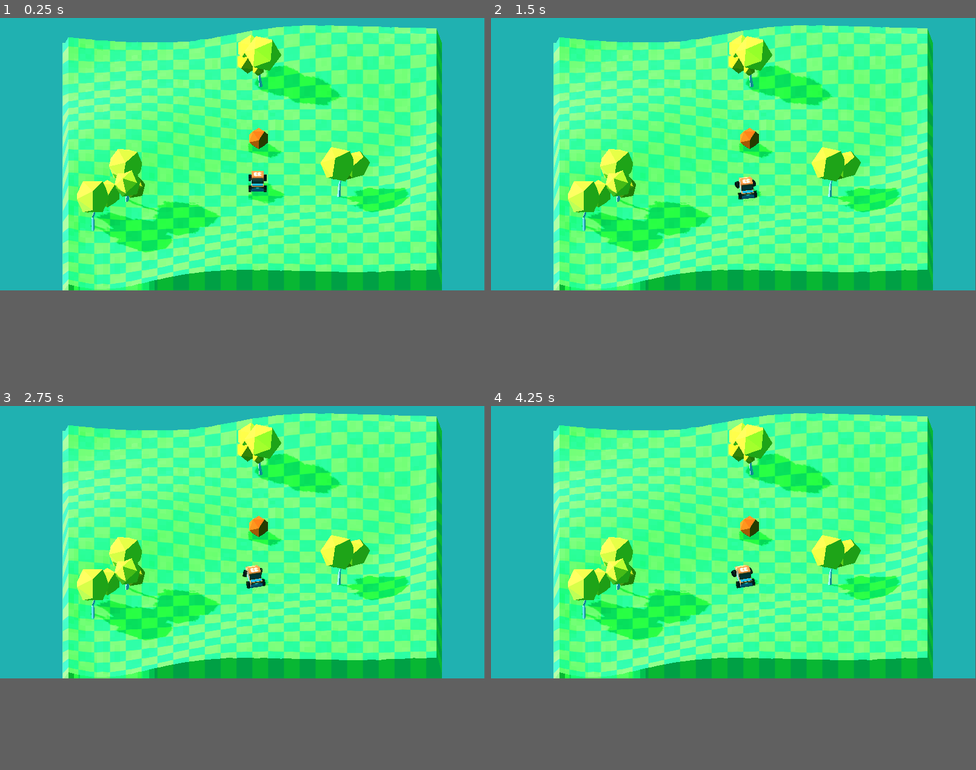
Above: before the commit, frames 1-4 (two rows, left to right).
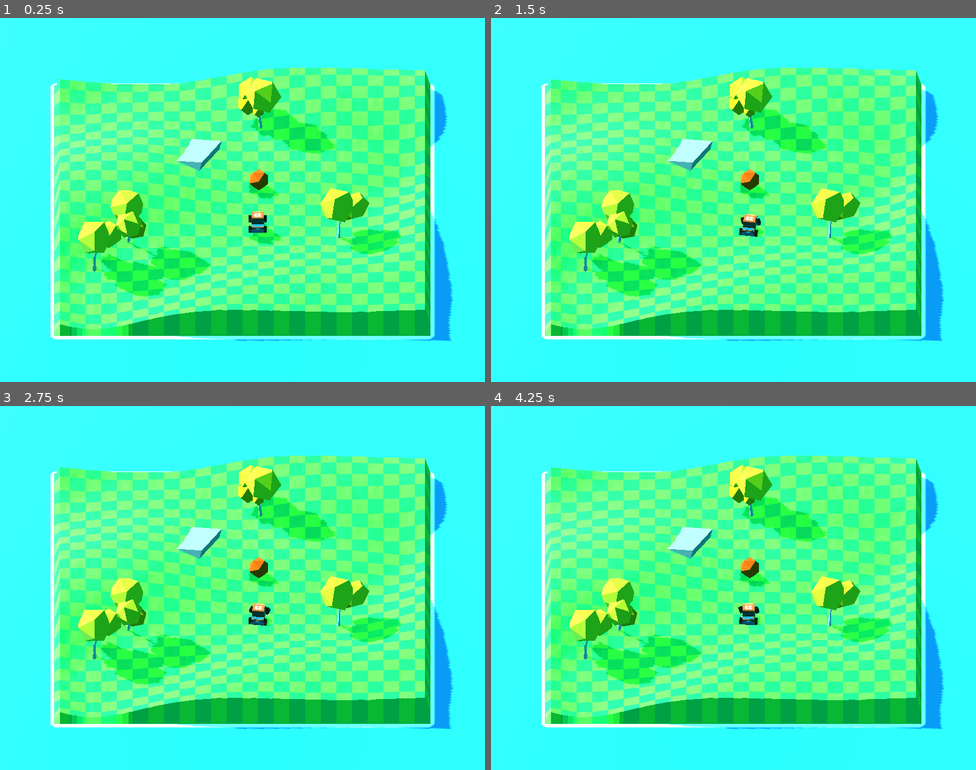
Above: after the commit, the same moments.

Repository: DaniMaccari/Car-Playground
Game: Godot game, scene res://Scenes/Main.tscn
The game is run twice, just before and just after one commit, with the same random seed, the same clock (stepped at 60 frames per second) and the same inputs. The project has no main scene, so this scene is started directly.
Inputs:
- Up to frame 1 (0.25 s): no input
- Up to frame 2 (1.5 s): hold Right (ui_right) 0.53-1.28 s; hold Left (ui_left) from 1.28 s (still down)
- Up to frame 3 (2.75 s): release Left (ui_left) at 2.03 s; hold Right (ui_right) from 2.03 s (still down)
- Up to frame 4 (4.25 s): tap Enter at 3.5 s; release Right (ui_right) at 3.53 s; hold Left (ui_left) from 3.53 s (still down)
In our replay, the window is 799x449 before the commit and 800x600 after it. These sizes can differ from the game's own. Grey fills any space a smaller window leaves; there, only what the larger window draws over its background counts as a difference.

The runs differ from the first frame. In frame 1, 73% of the frame differs, in the area x 0-100%, y 0-89%; in frame 2, 73%; in frame 3, 73%; in frame 4, 73%.

Commit message:
water texture

Diff:
--- a/Scenes/Main.tscn
+++ b/Scenes/Main.tscn
@@ -1,10 +1,11 @@
-[gd_scene load_steps=10 format=3 uid="uid://cadip24ccwo6q"]
+[gd_scene load_steps=15 format=3 uid="uid://cadip24ccwo6q"]
 
 [ext_resource type="PackedScene" uid="uid://dd0nts174s84k" path="res://Scenes/Vehicle_movement.tscn" id="1_j6e7n"]
 [ext_resource type="PackedScene" uid="uid://b1lv72wgq2xnc" path="res://Scenes/Collectable_object.tscn" id="2_1pi0d"]
 [ext_resource type="PackedScene" uid="uid://ca7h2il3ay43c" path="res://Scenes/Terrain_test.tscn" id="3_cmosh"]
 [ext_resource type="PackedScene" uid="uid://bcv1gb63g1d2t" path="res://Scenes/tree_test.tscn" id="5_l2gm7"]
 [ext_resource type="Script" path="res://Scripts/points_counter.gd" id="5_lcgfw"]
+[ext_resource type="Texture2D" uid="uid://babgxuvp8ftuj" path="res://Assets/Terrain/waterTexture.png" id="6_lfaja"]
 
 [sub_resource type="Environment" id="Environment_sn5f3"]
 background_mode = 1
@@ -19,13 +20,23 @@
 
 [sub_resource type="StandardMaterial3D" id="StandardMaterial3D_mlxl5"]
 
+[sub_resource type="StandardMaterial3D" id="StandardMaterial3D_rygui"]
+albedo_texture = ExtResource("6_lfaja")
+
+[sub_resource type="PlaneMesh" id="PlaneMesh_uq350"]
+
+[sub_resource type="PrismMesh" id="PrismMesh_yf1id"]
+
+[sub_resource type="BoxShape3D" id="BoxShape3D_w843v"]
+size = Vector3(1.29236, 0.821167, 1)
+
 [node name="Node3D" type="Node3D"]
 
 [node name="WorldEnvironment" type="WorldEnvironment" parent="."]
 environment = SubResource("Environment_sn5f3")
 
 [node name="DirectionalLight3D" type="DirectionalLight3D" parent="."]
-transform = Transform3D(0.470198, 0.33152, -0.817929, 0.848778, 0.0840971, 0.522018, 0.241845, -0.939693, -0.241845, 0, 10, 0)
+transform = Transform3D(0.420102, 0.492247, -0.762369, 0.848778, 0.0840973, 0.522018, 0.321075, -0.866383, -0.382479, 0, 10, 0)
 light_energy = 1.2
 shadow_enabled = true
 shadow_normal_bias = 10.0
@@ -57,13 +68,13 @@
 ENGINE_POWER = 400.0
 
 [node name="Camera3D" type="Camera3D" parent="."]
-transform = Transform3D(1, 0, 0, 0, 0.745743, 0.666233, 0, -0.666233, 0.745743, 0, 27.1211, 30.6757)
+transform = Transform3D(1, 0, 0, 0, 0.745743, 0.666233, 0, -0.666233, 0.745743, 0, 27.121, 31.8165)
 projection = 1
-size = 43.0479
+size = 58.0
 far = 80.0
 
 [node name="Terrain" parent="." instance=ExtResource("3_cmosh")]
-transform = Transform3D(30, 0, 0, 0, 30, 0, 0, 0, 30, 0, -4, 0)
+transform = Transform3D(30, 0, 0, 0, 30, 0, 0, 0, 30, -1.62, -4, 0)
 
 [node name="PointsCounter" type="Node3D" parent="."]
 script = ExtResource("5_lcgfw")
@@ -86,3 +97,20 @@
 
 [node name="Node3D4" parent="." instance=ExtResource("5_l2gm7")]
 transform = Transform3D(-0.602066, 0, -0.798446, 0, 1, 0, 0.798446, 0, -0.602066, -18.2265, -2.37027, 8.66702)
+
+[node name="WaterMesh" type="MeshInstance3D" parent="."]
+transform = Transform3D(50.5, 0, 0, 0, 50.5, 0, 0, 0, 50.5, 0, -4, 0.921)
+layers = 16
+material_override = SubResource("StandardMaterial3D_rygui")
+mesh = SubResource("PlaneMesh_uq350")
+
+[node name="RampaSalto" type="StaticBody3D" parent="."]
+transform = Transform3D(0.213202, -0.865544, -0.453187, 0.976383, 0.172163, 0.130526, -0.0349542, -0.470313, 0.881807, -7.61069, -2.16277, -11.3266)
+
+[node name="MeshInstance3D" type="MeshInstance3D" parent="RampaSalto"]
+transform = Transform3D(5, 0, 0, 0, 5, 0, 0, 0, 7, 0, 0, 0)
+mesh = SubResource("PrismMesh_yf1id")
+
+[node name="CollisionShape3D" type="CollisionShape3D" parent="RampaSalto"]
+transform = Transform3D(2.23099, 4.47467, 0, -4.47467, 2.23099, 0, 0, 0, 7, -0.388807, -1.29215, 0)
+shape = SubResource("BoxShape3D_w843v")
--- /dev/null
+++ b/Scenes/Pixel_Shader_Test.tscn
@@ -0,0 +1,18 @@
+[gd_scene load_steps=2 format=3 uid="uid://ouyhpvv2132q"]
+
+[ext_resource type="PackedScene" uid="uid://cadip24ccwo6q" path="res://Scenes/Main.tscn" id="1_pnek3"]
+
+[node name="SubViewportContainer" type="SubViewportContainer"]
+anchors_preset = 15
+anchor_right = 1.0
+anchor_bottom = 1.0
+grow_horizontal = 2
+grow_vertical = 2
+stretch = true
+
+[node name="SubViewport" type="SubViewport" parent="."]
+handle_input_locally = false
+size = Vector2i(800, 600)
+render_target_update_mode = 4
+
+[node name="Node3D" parent="SubViewport" instance=ExtResource("1_pnek3")]
--- a/Scenes/tree_test.tscn
+++ b/Scenes/tree_test.tscn
@@ -5,7 +5,6 @@
 [sub_resource type="StandardMaterial3D" id="StandardMaterial3D_uajdq"]
 resource_name = "treebase_color"
 vertex_color_use_as_albedo = true
-albedo_color = Color(1, 1, 1, 1)
 albedo_texture = ExtResource("1_0krqn")
 emission_enabled = true
 uv1_offset = Vector3(0, -1, 0)
--- a/project.godot
+++ b/project.godot
@@ -17,6 +17,12 @@
 [debug]
 
 gdscript/warnings/untyped_declaration=2
+
+[display]
+
+window/size/viewport_width=800
+window/size/viewport_height=600
+window/defaults/default_clear_color=Color(0.737193, 0.737193, 0.737193, 1)
 
 [global_group]
 
@@ -72,3 +78,7 @@
 , Object(InputEventJoypadMotion,"resource_local_to_scene":false,"resource_name":"","device":-1,"axis":4,"axis_value":1.0,"script":null)
 ]
 }
+
+[rendering]
+
+environment/defaults/default_clear_color=Color(0.737193, 0.737193, 0.737193, 1)
Binary file added: Assets/Terrain/waterTexture.png
Not shown, added: Assets/Terrain/waterTexture.png.import
Not shown, added: Assets/Terrain/waterTexture.png~
